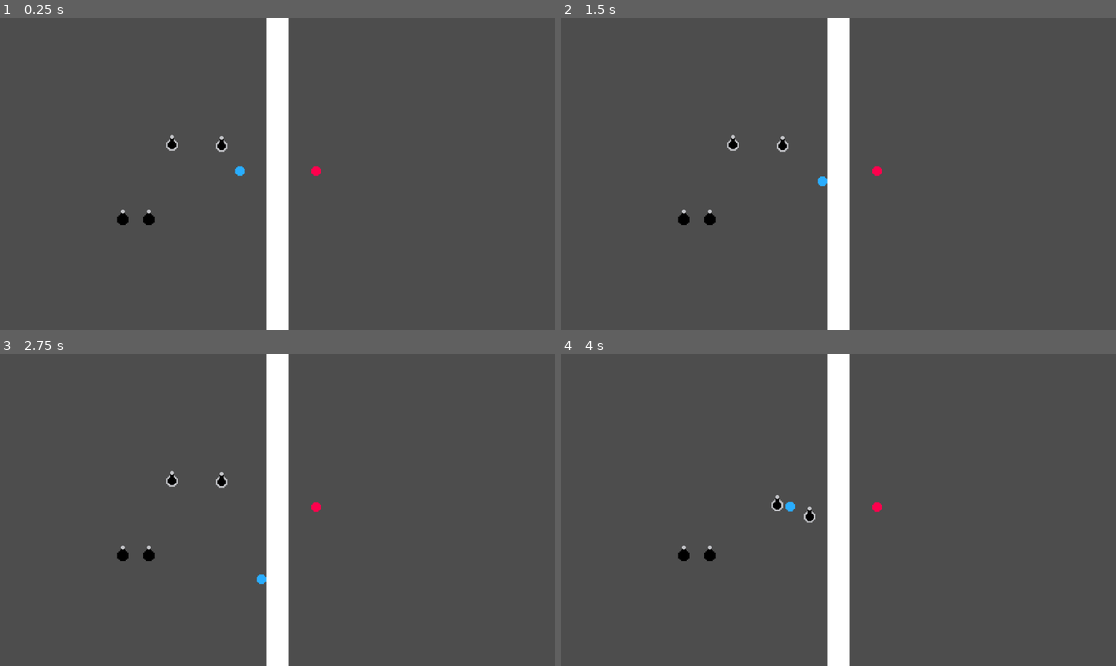
Above: before the commit, frames 1-4 (two rows, left to right).
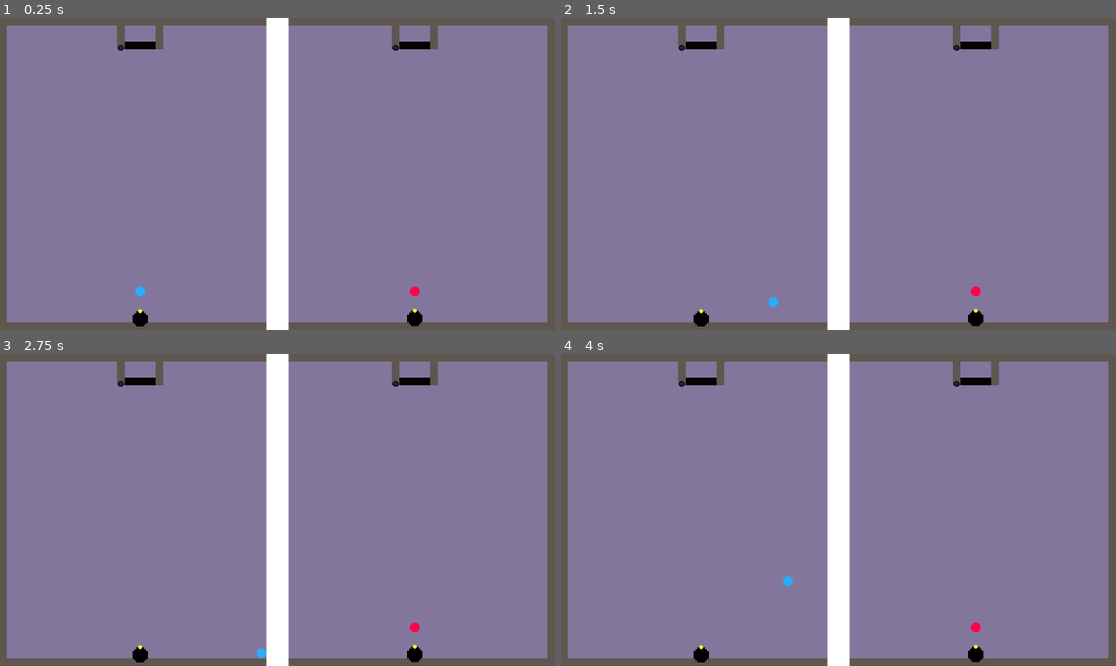
Above: after the commit, the same moments.

Repository: Johnethon/connections_game_jam
Game: Godot game, scene res://main.tscn
Two runs of this game, one before a commit and one after it. Both use one fixed random seed, a clock stepped at 60 frames per second and the inputs below.
Inputs (mouse positions are in pixels of both pictures, inside the frame that each line leads up to):
- Up to frame 1 (0.25 s): no input
- Up to frame 2 (1.5 s): tap Enter at 0.5 s; move the mouse to (960, 158) at 0.52 s; hold D (negative_move_right) 0.53-1.28 s; tap F (negative_interact) at 0.6 s; tap Shift (positive_interact) at 0.8, 1.35 s; move the mouse to (727, 189) at 1.27 s; hold S (negative_move_down) from 1.28 s (still down)
- Up to frame 3 (2.75 s): tap F (negative_interact) at 1.55, 2.1 s; move the mouse to (333, 441) at 2.02 s; release S (negative_move_down) at 2.03 s; hold D (negative_move_right) from 2.03 s (still down); tap Shift (positive_interact) at 2.3 s
- Up to frame 4 (4 s): move the mouse to (810, 572) at 2.77 s; release D (negative_move_right) at 2.78 s; hold W (negative_move_up) 2.78-3.53 s; tap Space (negative_toggle_magnet) at 2.85 s; tap F (negative_interact) at 3.05 s; move the mouse to (1005, 556) at 3.52 s; hold A (negative_move_left) from 3.53 s (still down); tap Shift (positive_interact) at 3.6 s

The runs differ from the first frame. In frame 1, 89% of the frame differs, in the area x 1-99%, y 2-99%; in frame 2, 89%; in frame 3, 89%; in frame 4, 89%.

Commit message:
door implementation, beginning to make UI (it's not in yet), and beginning level infrastructure

Diff:
--- /dev/null
+++ b/UI/MainMenu.tscn
@@ -0,0 +1,15 @@
+[gd_scene format=3 uid="uid://b7n8lhbw52ima"]
+
+[node name="MainMenu" type="Control"]
+layout_mode = 3
+anchors_preset = 15
+anchor_right = 1.0
+anchor_bottom = 1.0
+grow_horizontal = 2
+grow_vertical = 2
+
+[node name="VBoxContainer" type="VBoxContainer" parent="."]
+layout_mode = 0
+offset_right = 40.0
+offset_bottom = 40.0
+alignment = 1
--- /dev/null
+++ b/UI/PauseMenu.tscn
@@ -0,0 +1,9 @@
+[gd_scene format=3 uid="uid://2464uhy6o5c5"]
+
+[node name="PauseMenu" type="Control"]
+layout_mode = 3
+anchors_preset = 15
+anchor_right = 1.0
+anchor_bottom = 1.0
+grow_horizontal = 2
+grow_vertical = 2
--- /dev/null
+++ b/levels/level.gd
@@ -0,0 +1,7 @@
+extends Node2D
+class_name level
+
+@export var negative_leave_port : Area2D = null
+@export var positive_leave_port : Area2D = null
+
+@export var next_level : PackedScene = null
--- /dev/null
+++ b/levels/level_base.tscn
@@ -0,0 +1,176 @@
+[gd_scene load_steps=14 format=3 uid="uid://c5vw0i55t4eua"]
+
+[ext_resource type="Script" uid="uid://b0rs52ks47ep8" path="res://levels/level.gd" id="1_hk6b7"]
+[ext_resource type="PackedScene" uid="uid://bq7xhvh0tro57" path="res://player/player_negative.tscn" id="2_vmt1o"]
+[ext_resource type="PackedScene" uid="uid://depor5otor04j" path="res://player/player_positive.tscn" id="3_da5si"]
+[ext_resource type="PackedScene" uid="uid://66upyitbgrt7" path="res://objects/door.tscn" id="4_da5si"]
+[ext_resource type="PackedScene" uid="uid://dhvabo5lp4egj" path="res://objects/power_cable.tscn" id="5_ts4ud"]
+[ext_resource type="PackedScene" uid="uid://ct434ubci1anv" path="res://objects/power_cable_attach_point.tscn" id="6_jd1fy"]
+[ext_resource type="Texture2D" uid="uid://chojhkbwh3mr1" path="res://sprites/purple_square.png" id="8_cnvg6"]
+[ext_resource type="Texture2D" uid="uid://dfymbd23rgqro" path="res://sprites/dark_gray_square.png" id="8_p3adb"]
+
+[sub_resource type="RectangleShape2D" id="RectangleShape2D_gxxp6"]
+size = Vector2(45, 810)
+
+[sub_resource type="Gradient" id="Gradient_h2yge"]
+colors = PackedColorArray(1, 1, 1, 1, 1, 1, 1, 1)
+
+[sub_resource type="GradientTexture2D" id="GradientTexture2D_hk6b7"]
+gradient = SubResource("Gradient_h2yge")
+
+[sub_resource type="RectangleShape2D" id="RectangleShape2D_jd1fy"]
+size = Vector2(8, 8)
+
+[sub_resource type="RectangleShape2D" id="RectangleShape2D_cnvg6"]
+size = Vector2(64, 33)
+
+[node name="LevelBase" type="Node2D" node_paths=PackedStringArray("negative_leave_port", "positive_leave_port")]
+script = ExtResource("1_hk6b7")
+negative_leave_port = NodePath("negative_exit_zone")
+positive_leave_port = NodePath("positive_exit_zone")
+
+[node name="separation_wall" type="StaticBody2D" parent="."]
+
+[node name="CollisionShape2D" type="CollisionShape2D" parent="separation_wall"]
+position = Vector2(-0.5, 32)
+shape = SubResource("RectangleShape2D_gxxp6")
+
+[node name="Sprite2D" type="Sprite2D" parent="separation_wall"]
+scale = Vector2(0.72, 24.2)
+texture = SubResource("GradientTexture2D_hk6b7")
+
+[node name="PlayerNegative" parent="." instance=ExtResource("2_vmt1o")]
+position = Vector2(-285, 244)
+
+[node name="PlayerPositive" parent="." instance=ExtResource("3_da5si")]
+position = Vector2(285, 244)
+
+[node name="PowerCable" parent="." instance=ExtResource("5_ts4ud")]
+position = Vector2(-285, 301)
+max_length = 700
+max_spool_scale = 4.0
+
+[node name="PowerCable2" parent="." instance=ExtResource("5_ts4ud")]
+position = Vector2(285, 300)
+max_length = 700
+max_spool_scale = 4.0
+
+[node name="floor" type="Sprite2D" parent="."]
+z_index = -3
+texture_filter = 3
+scale = Vector2(145, 82)
+texture = ExtResource("8_cnvg6")
+
+[node name="Door" parent="." node_paths=PackedStringArray("power_inputs") instance=ExtResource("4_da5si")]
+position = Vector2(-285, -267)
+power_inputs = [NodePath("../wall/PowerCableAttachPoint")]
+
+[node name="wall" type="Sprite2D" parent="."]
+position = Vector2(-325, -299)
+scale = Vector2(2, 10)
+texture = ExtResource("8_p3adb")
+
+[node name="StaticBody2D" type="StaticBody2D" parent="wall"]
+
+[node name="CollisionShape2D" type="CollisionShape2D" parent="wall/StaticBody2D"]
+shape = SubResource("RectangleShape2D_jd1fy")
+
+[node name="PowerCableAttachPoint" parent="wall" instance=ExtResource("6_jd1fy")]
+position = Vector2(0, 3.6999996)
+scale = Vector2(0.5, 0.1)
+
+[node name="wall2" type="Sprite2D" parent="."]
+position = Vector2(-245, -299)
+scale = Vector2(2, 10)
+texture = ExtResource("8_p3adb")
+
+[node name="StaticBody2D" type="StaticBody2D" parent="wall2"]
+
+[node name="CollisionShape2D" type="CollisionShape2D" parent="wall2/StaticBody2D"]
+shape = SubResource("RectangleShape2D_jd1fy")
+
+[node name="Door2" parent="." node_paths=PackedStringArray("power_inputs") instance=ExtResource("4_da5si")]
+position = Vector2(285, -267)
+power_inputs = [NodePath("../wall3/PowerCableAttachPoint2")]
+
+[node name="wall3" type="Sprite2D" parent="."]
+position = Vector2(245, -299)
+scale = Vector2(2, 10)
+texture = ExtResource("8_p3adb")
+
+[node name="StaticBody2D" type="StaticBody2D" parent="wall3"]
+
+[node name="CollisionShape2D" type="CollisionShape2D" parent="wall3/StaticBody2D"]
+shape = SubResource("RectangleShape2D_jd1fy")
+
+[node name="PowerCableAttachPoint2" parent="wall3" instance=ExtResource("6_jd1fy")]
+position = Vector2(0, 3.7)
+scale = Vector2(0.5, 0.1)
+
+[node name="wall4" type="Sprite2D" parent="."]
+position = Vector2(325, -299)
+scale = Vector2(2, 10)
+texture = ExtResource("8_p3adb")
+
+[node name="StaticBody2D" type="StaticBody2D" parent="wall4"]
+
+[node name="CollisionShape2D" type="CollisionShape2D" parent="wall4/StaticBody2D"]
+shape = SubResource("RectangleShape2D_jd1fy")
+
+[node name="border_wall_top" type="Sprite2D" parent="."]
+z_index = -2
+position = Vector2(-1, -316)
+scale = Vector2(145, 2)
+texture = ExtResource("8_p3adb")
+
+[node name="StaticBody2D" type="StaticBody2D" parent="border_wall_top"]
+
+[node name="CollisionShape2D" type="CollisionShape2D" parent="border_wall_top/StaticBody2D"]
+shape = SubResource("RectangleShape2D_jd1fy")
+
+[node name="border_wall_left" type="Sprite2D" parent="."]
+z_index = -2
+position = Vector2(-570, 0)
+scale = Vector2(2, 82)
+texture = ExtResource("8_p3adb")
+
+[node name="StaticBody2D" type="StaticBody2D" parent="border_wall_left"]
+
+[node name="CollisionShape2D" type="CollisionShape2D" parent="border_wall_left/StaticBody2D"]
+shape = SubResource("RectangleShape2D_jd1fy")
+
+[node name="border_wall_right" type="Sprite2D" parent="."]
+z_index = -2
+position = Vector2(568, 0)
+scale = Vector2(2, 82)
+texture = ExtResource("8_p3adb")
+
+[node name="StaticBody2D" type="StaticBody2D" parent="border_wall_right"]
+
+[node name="CollisionShape2D" type="CollisionShape2D" parent="border_wall_right/StaticBody2D"]
+shape = SubResource("RectangleShape2D_jd1fy")
+
+[node name="border_wall_bottom" type="Sprite2D" parent="."]
+z_index = -2
+position = Vector2(-1, 316)
+scale = Vector2(145, 2)
+texture = ExtResource("8_p3adb")
+
+[node name="StaticBody2D" type="StaticBody2D" parent="border_wall_bottom"]
+
+[node name="CollisionShape2D" type="CollisionShape2D" parent="border_wall_bottom/StaticBody2D"]
+shape = SubResource("RectangleShape2D_jd1fy")
+
+[node name="negative_exit_zone" type="Area2D" parent="."]
+position = Vector2(-284, -293)
+
+[node name="CollisionShape2D" type="CollisionShape2D" parent="negative_exit_zone"]
+position = Vector2(-1, 1.5)
+shape = SubResource("RectangleShape2D_cnvg6")
+
+[node name="positive_exit_zone" type="Area2D" parent="."]
+position = Vector2(286, -293)
+
+[node name="CollisionShape2D" type="CollisionShape2D" parent="positive_exit_zone"]
+position = Vector2(-1, 1.5)
+shape = SubResource("RectangleShape2D_cnvg6")
--- /dev/null
+++ b/main.gd
@@ -0,0 +1 @@
+extends Node2D
--- a/main.tscn
+++ b/main.tscn
@@ -1,93 +1,12 @@
-[gd_scene load_steps=12 format=3 uid="uid://x55yvehn6kp0"]
+[gd_scene load_steps=3 format=3 uid="uid://x55yvehn6kp0"]
 
-[ext_resource type="PackedScene" uid="uid://depor5otor04j" path="res://player/player_positive.tscn" id="1_0xm2m"]
-[ext_resource type="PackedScene" uid="uid://bq7xhvh0tro57" path="res://player/player_negative.tscn" id="2_h2yge"]
-[ext_resource type="PackedScene" uid="uid://dhvabo5lp4egj" path="res://objects/power_cable.tscn" id="4_1bvp3"]
-[ext_resource type="PackedScene" uid="uid://dqu38v4jtyg7s" path="res://objects/power_pole_1.tscn" id="5_lquwl"]
-
-[sub_resource type="RectangleShape2D" id="RectangleShape2D_272bh"]
-size = Vector2(45, 810)
-
-[sub_resource type="Gradient" id="Gradient_h2yge"]
-colors = PackedColorArray(1, 1, 1, 1, 1, 1, 1, 1)
-
-[sub_resource type="GradientTexture2D" id="GradientTexture2D_1bvp3"]
-gradient = SubResource("Gradient_h2yge")
-
-[sub_resource type="RectangleShape2D" id="RectangleShape2D_h2yge"]
-size = Vector2(1237, 20)
-
-[sub_resource type="RectangleShape2D" id="RectangleShape2D_1bvp3"]
-size = Vector2(20, 699)
-
-[sub_resource type="RectangleShape2D" id="RectangleShape2D_lquwl"]
-size = Vector2(19, 711)
-
-[sub_resource type="RectangleShape2D" id="RectangleShape2D_7mycd"]
-size = Vector2(1170, 20)
+[ext_resource type="Script" uid="uid://lvmbv3ubq5gt" path="res://main.gd" id="1_0xm2m"]
+[ext_resource type="PackedScene" uid="uid://c5vw0i55t4eua" path="res://levels/level_base.tscn" id="1_ig7tw"]
 
 [node name="Main" type="Node2D"]
+script = ExtResource("1_0xm2m")
 
 [node name="Camera3D" type="Camera2D" parent="."]
-position = Vector2(0, 7.2)
 scale = Vector2(1, 1e-05)
 
-[node name="PlayerPositive" parent="." instance=ExtResource("1_0xm2m")]
-position = Vector2(80, 1)
-
-[node name="PlayerNegative" parent="." instance=ExtResource("2_h2yge")]
-position = Vector2(-78, 1)
-
-[node name="StaticBody2D" type="StaticBody2D" parent="."]
-
-[node name="CollisionShape2D" type="CollisionShape2D" parent="StaticBody2D"]
-position = Vector2(-0.5, 32)
-shape = SubResource("RectangleShape2D_272bh")
-
-[node name="Sprite2D" type="Sprite2D" parent="StaticBody2D"]
-scale = Vector2(0.72, 24.2)
-texture = SubResource("GradientTexture2D_1bvp3")
-
-[node name="StaticBody3D" type="StaticBody2D" parent="."]
-position = Vector2(0, -316)
-
-[node name="CollisionShape3D" type="CollisionShape2D" parent="StaticBody3D"]
-position = Vector2(-0.5, 0)
-shape = SubResource("RectangleShape2D_h2yge")
-debug_color = Color(0.9529412, 0, 0.54901963, 1)
-
-[node name="StaticBody3D4" type="StaticBody2D" parent="."]
-position = Vector2(579, -1)
-
-[node name="CollisionShape3D" type="CollisionShape2D" parent="StaticBody3D4"]
-position = Vector2(0, -1.5)
-shape = SubResource("RectangleShape2D_1bvp3")
-debug_color = Color(0.9529412, 0, 0.54901963, 1)
-
-[node name="StaticBody3D2" type="StaticBody2D" parent="."]
-position = Vector2(-579, 1)
-
-[node name="CollisionShape3D" type="CollisionShape2D" parent="StaticBody3D2"]
-position = Vector2(0.5, 2.5)
-shape = SubResource("RectangleShape2D_lquwl")
-debug_color = Color(0.9529412, 0, 0.54901963, 1)
-
-[node name="StaticBody3D3" type="StaticBody2D" parent="."]
-position = Vector2(0, 340)
-
-[node name="CollisionShape3D" type="CollisionShape2D" parent="StaticBody3D3"]
-position = Vector2(-4, 0)
-shape = SubResource("RectangleShape2D_7mycd")
-debug_color = Color(0.9529412, 0, 0.54901963, 1)
-
-[node name="PowerCable" parent="." instance=ExtResource("4_1bvp3")]
-position = Vector2(-321, 102)
-
-[node name="PowerCable2" parent="." instance=ExtResource("4_1bvp3")]
-position = Vector2(-267, 102)
-
-[node name="PowerPole1" parent="." instance=ExtResource("5_lquwl")]
-position = Vector2(-219, -53)
-
-[node name="PowerPole2" parent="." instance=ExtResource("5_lquwl")]
-position = Vector2(-116, -51)
+[node name="LevelBase" parent="." instance=ExtResource("1_ig7tw")]
--- a/objects/PowerCableAttachPoint.tscn
+++ /dev/null
@@ -1,23 +0,0 @@
-[gd_scene load_steps=4 format=3 uid="uid://ct434ubci1anv"]
-
-[ext_resource type="Script" uid="uid://c1lnrkibhcwvf" path="res://objects/power_cable_attach_point.gd" id="1_6kbbh"]
-[ext_resource type="Texture2D" uid="uid://dsvwihhtcxqpw" path="res://sprites/black_circle.png" id="2_s61vp"]
-
-[sub_resource type="CircleShape2D" id="CircleShape2D_s61vp"]
-
-[node name="PowerCableAttachPoint" type="Node2D"]
-script = ExtResource("1_6kbbh")
-can_take_inputs = true
-
-[node name="Area2D" type="Area2D" parent="."]
-collision_layer = 2
-collision_mask = 2
-
-[node name="CollisionShape2D" type="CollisionShape2D" parent="Area2D"]
-shape = SubResource("CircleShape2D_s61vp")
-
-[node name="Sprite2D" type="Sprite2D" parent="."]
-z_index = 1
-texture_filter = 3
-scale = Vector2(1.5, 1.5)
-texture = ExtResource("2_s61vp")
--- a/objects/Powerable.gd
+++ b/objects/Powerable.gd
@@ -8,7 +8,10 @@
 
 @export var power_inputs : Array[Powerable] = []
 
-@export var can_take_inputs : bool = false
+@export var can_take_new_inputs : bool = false
+
+@export var power_indicator_on : Sprite2D = null
+@export var power_indicator_off : Sprite2D = null
 
 func _process(delta: float):
 
@@ -22,7 +25,13 @@
 			break
 
 	if prev_power != has_power:
-		pass
+		if has_power:
+			given_power()
+		else:
+			removed_power()
+
+	if power_indicator_on != null:
+		power_indicator_on.visible = has_power
 
 	personal_process(delta)
 
@@ -30,9 +39,19 @@
 	pass
 
 func connect_input(input_to_add : Powerable):
-	if not can_take_inputs:
+	if not can_take_new_inputs:
 		return
+
+	if input_to_add is PowerCable and not can_have_power_cable_attached:
+		return
+
 	power_inputs.append(input_to_add)
 
 func remove_input(input_to_remove : Powerable):
 	power_inputs.erase(input_to_remove)
+
+func given_power():
+	pass
+
+func removed_power():
+	pass
--- /dev/null
+++ b/objects/door.gd
@@ -0,0 +1,28 @@
+extends Powerable
+
+var open_shut_tween : Tween = null
+
+@onready var left_door = $left_door
+@onready var right_door = $right_door
+
+func given_power():
+
+	if open_shut_tween != null:
+		open_shut_tween.kill()
+
+	open_shut_tween = create_tween()
+	open_shut_tween.set_trans(Tween.TRANS_QUAD)
+	open_shut_tween.tween_property(left_door, "position", Vector2(-32,0), 1.0)
+	open_shut_tween.parallel()
+	open_shut_tween.tween_property(right_door, "position", Vector2(32, 0), 1.0)
+
+func removed_power():
+
+	if open_shut_tween != null:
+		open_shut_tween.kill()
+
+	open_shut_tween = create_tween()
+	open_shut_tween.set_trans(Tween.TRANS_QUAD)
+	open_shut_tween.tween_property(left_door, "position", Vector2(-16,0), 1.0)
+	open_shut_tween.parallel()
+	open_shut_tween.tween_property(right_door, "position", Vector2(16, 0), 1.0)
--- a/objects/door.tscn
+++ b/objects/door.tscn
@@ -1,3 +1,31 @@
-[gd_scene format=3 uid="uid://66upyitbgrt7"]
+[gd_scene load_steps=4 format=3 uid="uid://66upyitbgrt7"]
+
+[ext_resource type="Script" uid="uid://bveleim50gt8m" path="res://objects/door.gd" id="1_566yj"]
+[ext_resource type="Texture2D" uid="uid://bu6kctftacoaf" path="res://sprites/black_square.png" id="2_j7xx1"]
+
+[sub_resource type="RectangleShape2D" id="RectangleShape2D_566yj"]
+size = Vector2(8, 8)
 
 [node name="Door" type="Node2D"]
+script = ExtResource("1_566yj")
+power_source = false
+
+[node name="left_door" type="Sprite2D" parent="."]
+position = Vector2(-16, 0)
+scale = Vector2(4, 2)
+texture = ExtResource("2_j7xx1")
+
+[node name="StaticBody2D" type="StaticBody2D" parent="left_door"]
+
+[node name="CollisionShape2D" type="CollisionShape2D" parent="left_door/StaticBody2D"]
+shape = SubResource("RectangleShape2D_566yj")
+
+[node name="right_door" type="Sprite2D" parent="."]
+position = Vector2(16, 0)
+scale = Vector2(4, 2)
+texture = ExtResource("2_j7xx1")
+
+[node name="StaticBody2D" type="StaticBody2D" parent="right_door"]
+
+[node name="CollisionShape2D" type="CollisionShape2D" parent="right_door/StaticBody2D"]
+shape = SubResource("RectangleShape2D_566yj")
--- a/objects/power_cable.gd
+++ b/objects/power_cable.gd
@@ -29,6 +29,8 @@
 
 	if node_i_am_attached_to != null:
 		attached = true
+		if node_i_am_attached_to is Powerable:
+			node_i_am_attached_to.connect_input(self)
 
 	if get_parent() is RigidBody2D:
 		cable_spool.get_child(0).get_child(0).disabled = true
--- a/objects/power_cable.tscn
+++ b/objects/power_cable.tscn
@@ -1,8 +1,8 @@
 [gd_scene load_steps=7 format=3 uid="uid://dhvabo5lp4egj"]
 
 [ext_resource type="Script" uid="uid://bs850mfu7wllk" path="res://objects/power_cable.gd" id="1_m78di"]
+[ext_resource type="Texture2D" uid="uid://bi2kq352pe774" path="res://sprites/yellow_square.png" id="2_bvvpn"]
 [ext_resource type="Texture2D" uid="uid://dsvwihhtcxqpw" path="res://sprites/black_circle.png" id="3_402ci"]
-[ext_resource type="Texture2D" uid="uid://b8wj7d4n63cc6" path="res://sprites/grey_circle.png" id="3_gx3ff"]
 [ext_resource type="Texture2D" uid="uid://bu6kctftacoaf" path="res://sprites/black_square.png" id="3_rdu7w"]
 
 [sub_resource type="CircleShape2D" id="CircleShape2D_p5bab"]
@@ -17,16 +17,19 @@
 [node name="cable_head" type="Sprite2D" parent="."]
 z_index = 1
 texture_filter = 3
-position = Vector2(0, -17)
-texture = ExtResource("3_gx3ff")
+position = Vector2(0, -16)
+texture = ExtResource("2_bvvpn")
+
+[node name="Sprite2D" type="Sprite2D" parent="cable_head"]
 
 [node name="cable_body" type="Sprite2D" parent="."]
+z_index = -1
 texture_filter = 3
 position = Vector2(10, 1)
 texture = ExtResource("3_rdu7w")
 
 [node name="head_hitbox" type="Area2D" parent="."]
-position = Vector2(0, -17)
+position = Vector2(0, -16)
 collision_layer = 2
 collision_mask = 2
 
--- /dev/null
+++ b/objects/power_cable_attach_point.tscn
@@ -0,0 +1,38 @@
+[gd_scene load_steps=6 format=3 uid="uid://ct434ubci1anv"]
+
+[ext_resource type="Script" uid="uid://c1lnrkibhcwvf" path="res://objects/power_cable_attach_point.gd" id="1_gt0af"]
+[ext_resource type="Texture2D" uid="uid://dsvwihhtcxqpw" path="res://sprites/black_circle.png" id="2_8sj17"]
+[ext_resource type="Texture2D" uid="uid://bi2kq352pe774" path="res://sprites/yellow_square.png" id="3_8sj17"]
+[ext_resource type="Texture2D" uid="uid://ciq3l5imeyeq3" path="res://sprites/navy_square.png" id="4_olhno"]
+
+[sub_resource type="CircleShape2D" id="CircleShape2D_s61vp"]
+
+[node name="PowerCableAttachPoint" type="Node2D" node_paths=PackedStringArray("power_indicator_on")]
+script = ExtResource("1_gt0af")
+power_source = false
+can_have_power_cable_attached = true
+can_take_new_inputs = true
+power_indicator_on = NodePath("powered")
+
+[node name="Area2D" type="Area2D" parent="."]
+collision_layer = 2
+collision_mask = 2
+
+[node name="CollisionShape2D" type="CollisionShape2D" parent="Area2D"]
+shape = SubResource("CircleShape2D_s61vp")
+
+[node name="base" type="Sprite2D" parent="."]
+z_index = 1
+texture_filter = 3
+scale = Vector2(1.5, 1.5)
+texture = ExtResource("2_8sj17")
+
+[node name="powered" type="Sprite2D" parent="."]
+z_index = 2
+texture_filter = 3
+texture = ExtResource("3_8sj17")
+
+[node name="unpowered" type="Sprite2D" parent="."]
+z_index = 1
+texture_filter = 3
+texture = ExtResource("4_olhno")
--- a/objects/power_pole_1.tscn
+++ b/objects/power_pole_1.tscn
@@ -1,7 +1,7 @@
 [gd_scene load_steps=6 format=3 uid="uid://dqu38v4jtyg7s"]
 
 [ext_resource type="Script" uid="uid://bbsg8omv06al7" path="res://objects/power_pole_1.gd" id="1_52y2m"]
-[ext_resource type="PackedScene" uid="uid://ct434ubci1anv" path="res://objects/PowerCableAttachPoint.tscn" id="2_ovfef"]
+[ext_resource type="PackedScene" uid="uid://ct434ubci1anv" path="res://objects/power_cable_attach_point.tscn" id="2_ovfef"]
 [ext_resource type="Texture2D" uid="uid://b8wj7d4n63cc6" path="res://sprites/grey_circle.png" id="3_sfufi"]
 [ext_resource type="PackedScene" uid="uid://dhvabo5lp4egj" path="res://objects/power_cable.tscn" id="4_ovfef"]
 
@@ -11,9 +11,6 @@
 [node name="PowerPole1" type="RigidBody2D"]
 script = ExtResource("1_52y2m")
 
-[node name="PowerCableAttachPoint" parent="." instance=ExtResource("2_ovfef")]
-scale = Vector2(-1.4284438, -1.423775)
-
 [node name="Sprite2D" type="Sprite2D" parent="."]
 texture_filter = 3
 scale = Vector2(3, 3)
@@ -22,5 +19,10 @@
 [node name="CollisionShape2D" type="CollisionShape2D" parent="."]
 shape = SubResource("CircleShape2D_5vuel")
 
-[node name="PowerCable" parent="." instance=ExtResource("4_ovfef")]
+[node name="PowerCable" parent="." node_paths=PackedStringArray("power_inputs") instance=ExtResource("4_ovfef")]
 max_spool_scale = 1.5
+power_source = false
+power_inputs = [NodePath("../PowerCableAttachPoint")]
+
+[node name="PowerCableAttachPoint" parent="." instance=ExtResource("2_ovfef")]
+scale = Vector2(1.5, 1.5)
--- a/player/player.gd
+++ b/player/player.gd
@@ -15,7 +15,7 @@
 var last_move_dir : Vector2 = Vector2.UP
 
 func _input(_event: InputEvent) -> void:
-	#print(_event)
+	#print(Input.is_action_just_pressed("positive_interact"))
 	if positive:
 		if Input.is_action_just_pressed("positive_interact"):
 			interaction_code()
@@ -43,7 +43,7 @@
 				if thing is Powerable and held_object is PowerCable:
 
 					#Check if the target is able to take inputs
-					if not thing.can_take_inputs:
+					if not thing.can_take_new_inputs or not thing.can_have_power_cable_attached:
 						continue
 
 					#Check if target already has a cable plugged in
@@ -101,7 +101,7 @@
 				var dir_to = global_position.direction_to(body.global_position).normalized()
 				var dist_to = global_position.distance_to(body.global_position)
 				var toward_or_away = ( 1 - 2 * int(body.positive == not positive) )
-				var power = clamp(100/dist_to * 500, 100, 500)
+				var power = clamp(100/dist_to * 300, 100, 300)
 				#print(power)
 				if not body.player_close:
 					body.apply_central_force( dir_to * toward_or_away * power)
--- a/player/player_positive.tscn
+++ b/player/player_positive.tscn
@@ -9,6 +9,7 @@
 radius = 2000.0
 
 [sub_resource type="CircleShape2D" id="CircleShape2D_gvuf1"]
+radius = 12.0
 
 [node name="PlayerPositive" type="CharacterBody2D"]
 collision_layer = 5
@@ -31,6 +32,8 @@
 debug_color = Color(0, 0.6, 0.69803923, 0)
 
 [node name="interact_range" type="Area2D" parent="."]
+collision_layer = 2
+collision_mask = 2
 
 [node name="CollisionShape2D" type="CollisionShape2D" parent="interact_range"]
 shape = SubResource("CircleShape2D_gvuf1")
--- a/project.godot
+++ b/project.godot
@@ -14,6 +14,11 @@
 run/main_scene="uid://x55yvehn6kp0"
 config/features=PackedStringArray("4.5", "Forward Plus")
 config/icon="res://icon.svg"
+
+[display]
+
+window/size/resizable=false
+window/size/borderless=true
 
 [input]
 
Binary file removed: asperite/cell_v1_idle.aseprite
Binary file removed: asperite/cell_v1_walk.aseprite
Not shown, added: levels/level.gd.uid
Not shown, added: main.gd.uid
Not shown, added: objects/door.gd.uid
Binary file added: sprites/assetsGameJamFall2025/bottomLeftCorner.png
Not shown, added: sprites/assetsGameJamFall2025/bottomLeftCorner.png.import
Binary file added: sprites/assetsGameJamFall2025/bottomRightCorner.png
Not shown, added: sprites/assetsGameJamFall2025/bottomRightCorner.png.import
Binary file added: sprites/assetsGameJamFall2025/bottomWall.png
Not shown, added: sprites/assetsGameJamFall2025/bottomWall.png.import
Binary file added: sprites/assetsGameJamFall2025/bottomWallDoor.png
(and 46 more such lines)
